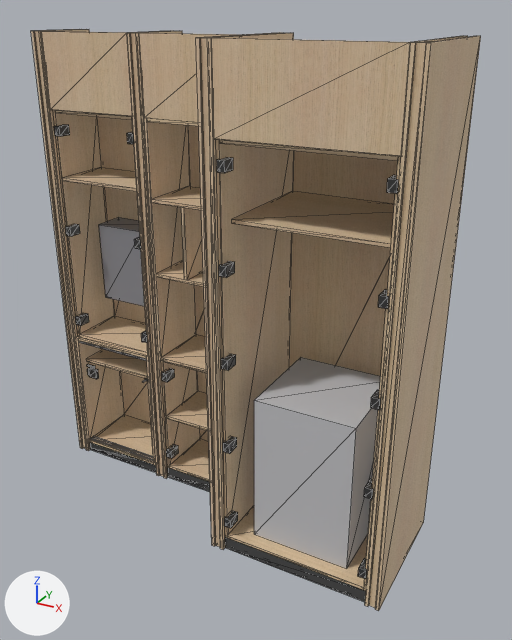
Renders of the glTF model 2025-284-C04-Resepsjon-hoyskap/sim/korpus.glb from each side of a commit.
Before and after are seen from a 50 mm camera at (3208.0, -3591.0, 2913.0) aimed at (1421.0, -341.0, 1288.0). The lights are fixed; the arrows at lower left show +X, +Y and +Z. The first picture is the older version. Mesh edges are drawn as thin lines. Vertices at exactly the same position are counted once.

Names of what the first picture shows: '2025-284 Resepsjon høyskap'.
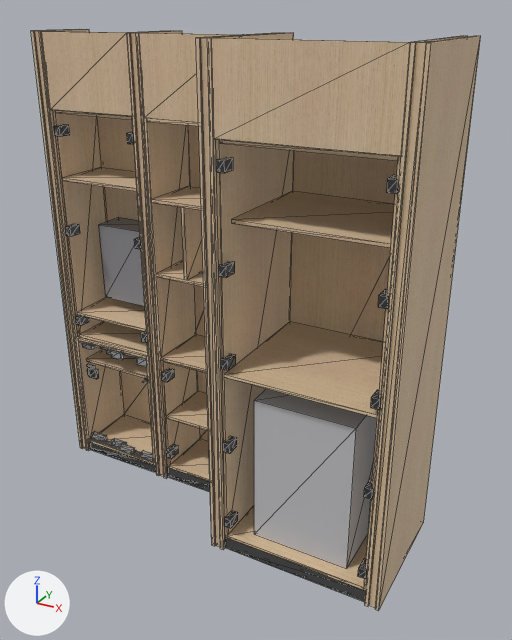
What changed in the scene script:
```text
Change me_mesh_0:
    used by ob_2025_284_resepsjon_høyskap; location = (0.0, 0.0, 0.0)
    remove me_mesh_0.from_pydata(...)  # 989 vertices, 1640 faces; spans x 0.0..2417.0, y -805.0..0.0, z 0.0..2797.0
    add me_mesh_0.from_pydata(...)  # 1069 vertices, 1760 faces; spans x 0.0..2417.0, y -805.0..0.0, z 0.0..2797.0
    me_mesh_0 part 1: a new loose piece, a box spanning x 99.0..661.0, y -381.0..-19.0, z 1062.0..1082.0, in mat_eik_hvitpigmentert (picture img_image_0)
    me_mesh_0 part 2: a new loose piece, a box spanning x 1476.0..2318.0, y -786.0..-4.0, z 1142.0..1162.0, in mat_eik_hvitpigmentert (picture img_image_0)
    me_mesh_0 part 3: a new loose piece, a box spanning x 101.0..210.0, y -376.0..-338.0, z 106.0..137.0, in mat_beslag_stål (light grey #c4c5c8)
    me_mesh_0 part 4: a new loose piece, a box spanning x 281.0..390.0, y -376.0..-338.0, z 106.0..137.0, in mat_beslag_stål (light grey #c4c5c8)
    me_mesh_0 part 5: a new loose piece, a box spanning x 101.0..181.0, y -369.0..-342.0, z 819.0..879.0, in mat_beslag_stål (light grey #c4c5c8)
    me_mesh_0 part 6: a new loose piece, a box spanning x 370.0..479.0, y -403.0..-364.0, z 106.0..137.0, in mat_beslag_stål (light grey #c4c5c8)
    me_mesh_0 part 7: a new loose piece, a box spanning x 550.0..659.0, y -403.0..-364.0, z 106.0..137.0, in mat_beslag_stål (light grey #c4c5c8)
    me_mesh_0 part 8: a new loose piece, a box spanning x 370.0..450.0, y -396.0..-369.0, z 819.0..879.0, in mat_beslag_stål (light grey #c4c5c8)
    me_mesh_0 part 9: a new loose piece, a box spanning x 579.0..659.0, y -396.0..-369.0, z 819.0..879.0, in mat_beslag_stål (light grey #c4c5c8)
    other edits to the shape of me_mesh_0 do not show in these pictures
```

Pixel boxes [x1, y1, x2, y2] of what changed, in the pictures (512 x 640 px):
part 1 of me_mesh_0, added (beige)
    after: [77, 298, 146, 332]
part 2 of me_mesh_0, added (beige)
    after: [224, 321, 383, 418]
part 3 of me_mesh_0, added
    after: [91, 432, 107, 442]
part 4 of me_mesh_0, added
    after: [111, 438, 127, 447]
part 5 of me_mesh_0, added
    after: [82, 343, 94, 350]
part 6 of me_mesh_0, added
    after: [119, 443, 135, 454]
part 7 of me_mesh_0, added
    after: [140, 451, 153, 461]
part 8 of me_mesh_0, added
    after: [111, 350, 124, 360]
part 9 of me_mesh_0, added
    after: [136, 356, 147, 367]
